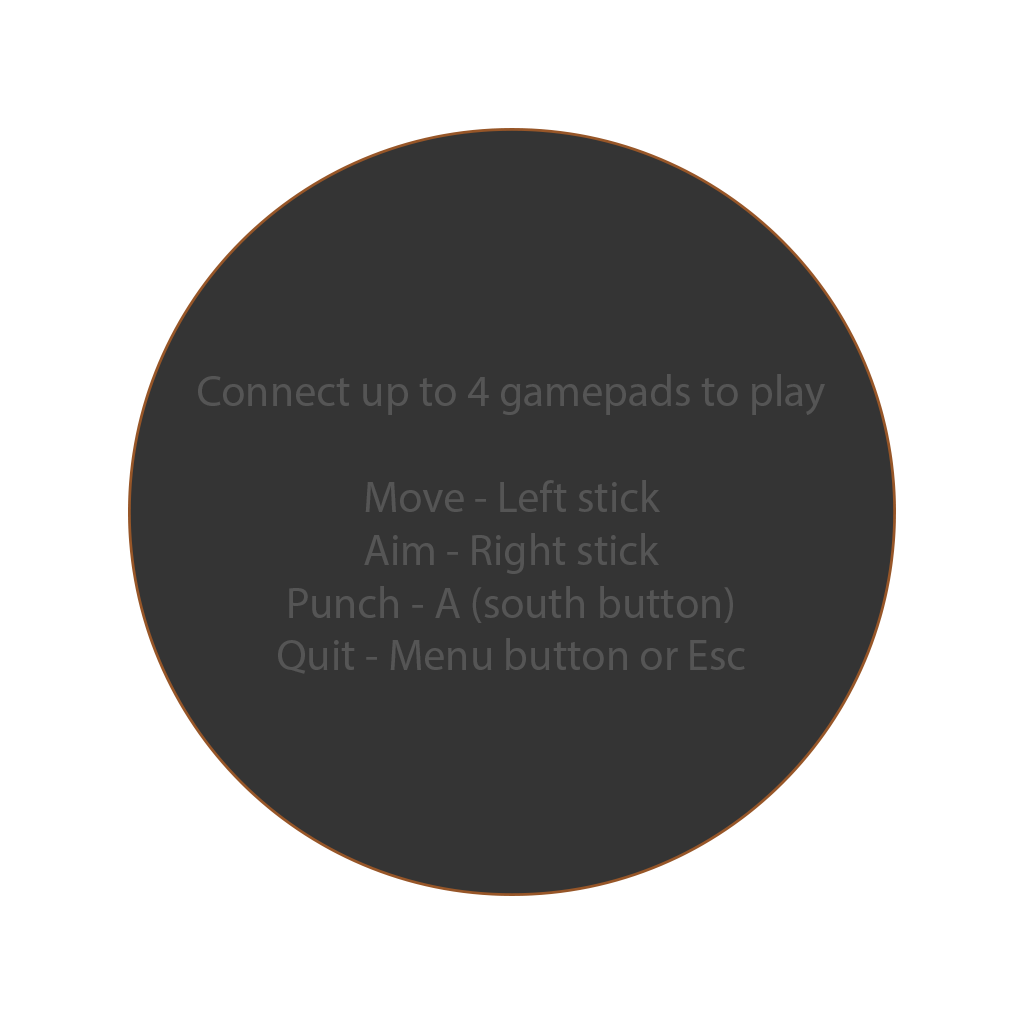
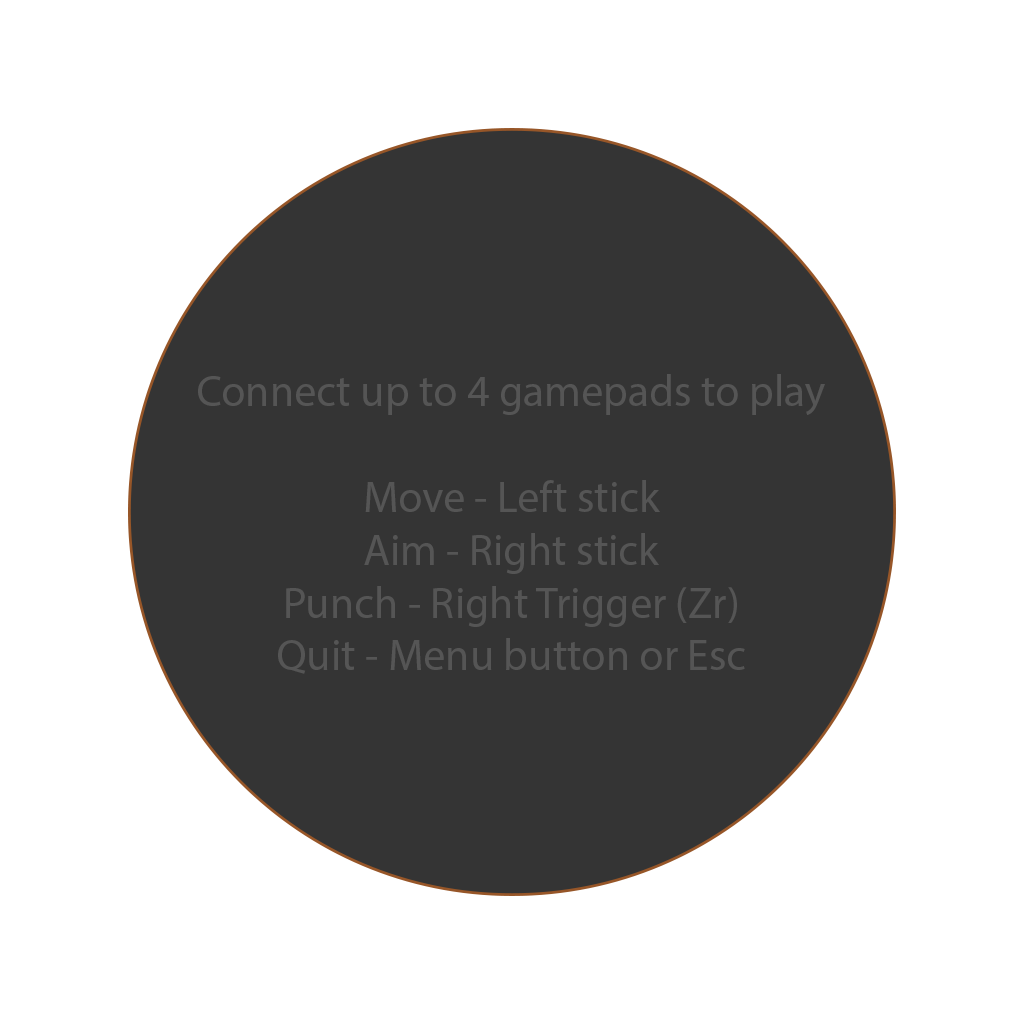
The second 1024px x 1024px image is a revision of the first. Changes to its layers:
painted on "Connect up to 4 gamepads to play Move - Left stick Aim - Right" over [286, 586, 737, 627]
